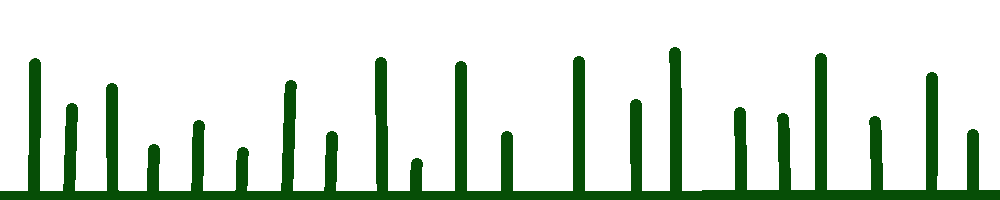
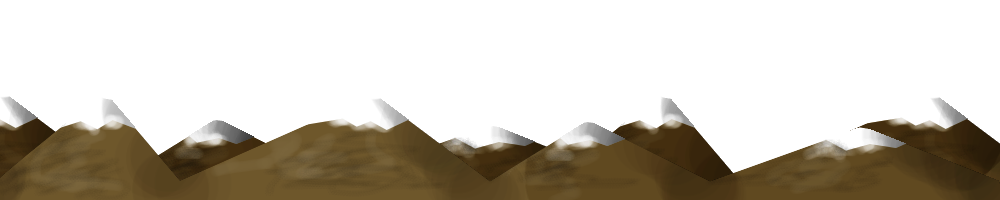
Layer changes from the first 1000 × 200 image to the second:
painted on "Background" over [0, 47, 1000, 200]
added layer "Clipboard" over [0, 95, 1000, 199]
